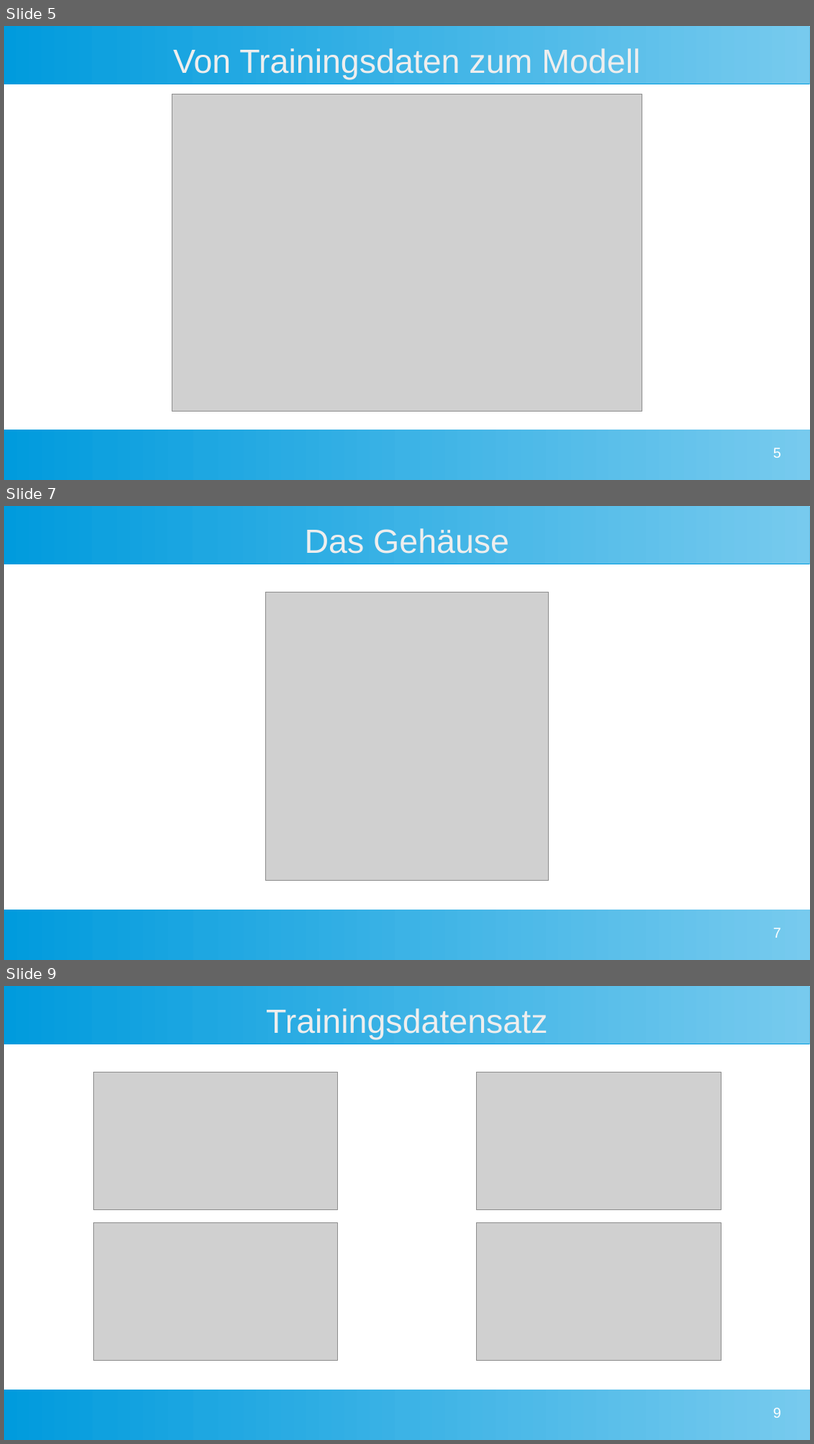
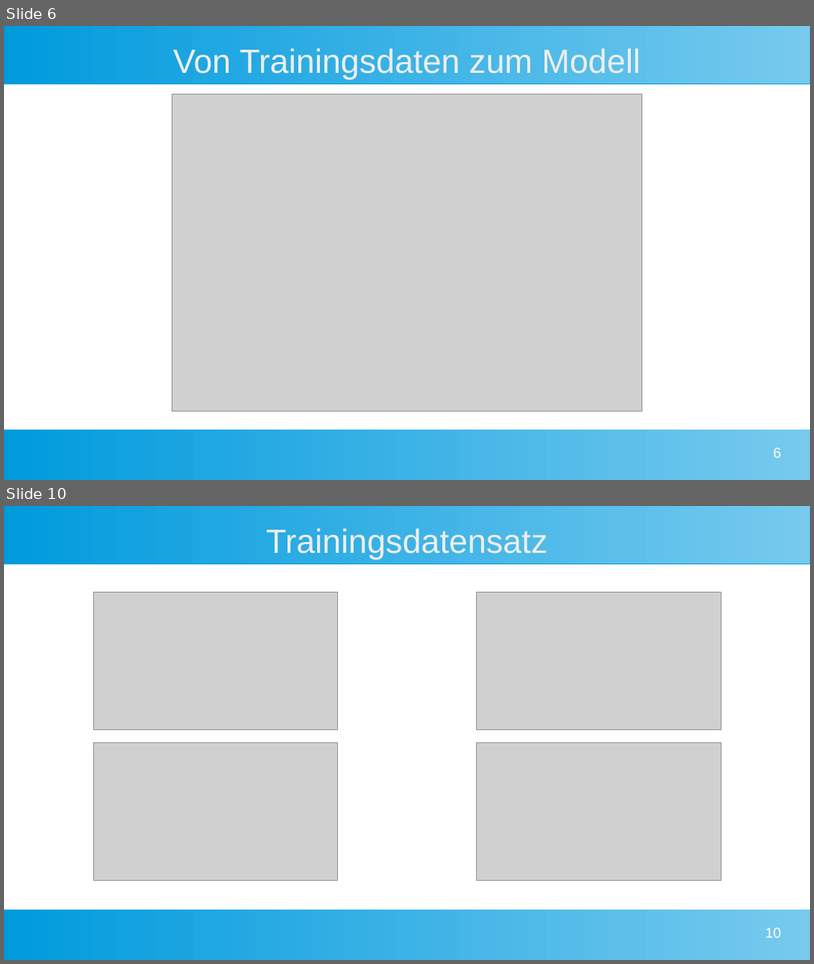
Before and after one commit to Commander-Philip/the-machine-learning-brick, a slide deck: docs/Präsentation Philip.odp. Shown one above the other, each under a label of ours: slides 5, 7 and 9 before the commit, slides 6 and 10 after it; the slides between them are not shown. The pictures are 814x1444 and 814x964 pixels, drawn with LibreOffice and Linux fonts; fonts in the diff are those of the drawing; grey boxes stand for pictures. Boxes give left, top, right and bottom in pixels: in the first picture for what was removed or moved away, otherwise in the second. Text is boxed around its words. In the diff, an @@ line names an element or a change of style, - is before the commit and + after.

```diff
--- a/docs/Präsentation Philip.odp
+++ b/docs/Präsentation Philip.odp
@@ slide 7 removed at <box>4,506,810,960</box>, background #FFFFFF; not listed: 2 template elements that a slide beside it also shows @@
@@ title removed at <box>305,528,509,554</box> @@
-Das Gehäuse
@@ picture removed at <box>265,592,548,880</box> @@
@@ page number removed at <box>774,927,782,937</box> @@
-7
@@ what was slide 5 is now slide 6 @@
@@ page number at <box>774,447,782,457</box>: text changed @@
-5
+6
@@ what was slide 9 is now slide 10 @@
@@ page number at <box>766,927,782,937</box>: text changed @@
-9
+10
```
Also in this commit, not shown: 3 slides changed, 7 slides added, 3 other slides removed, 1 other file.
